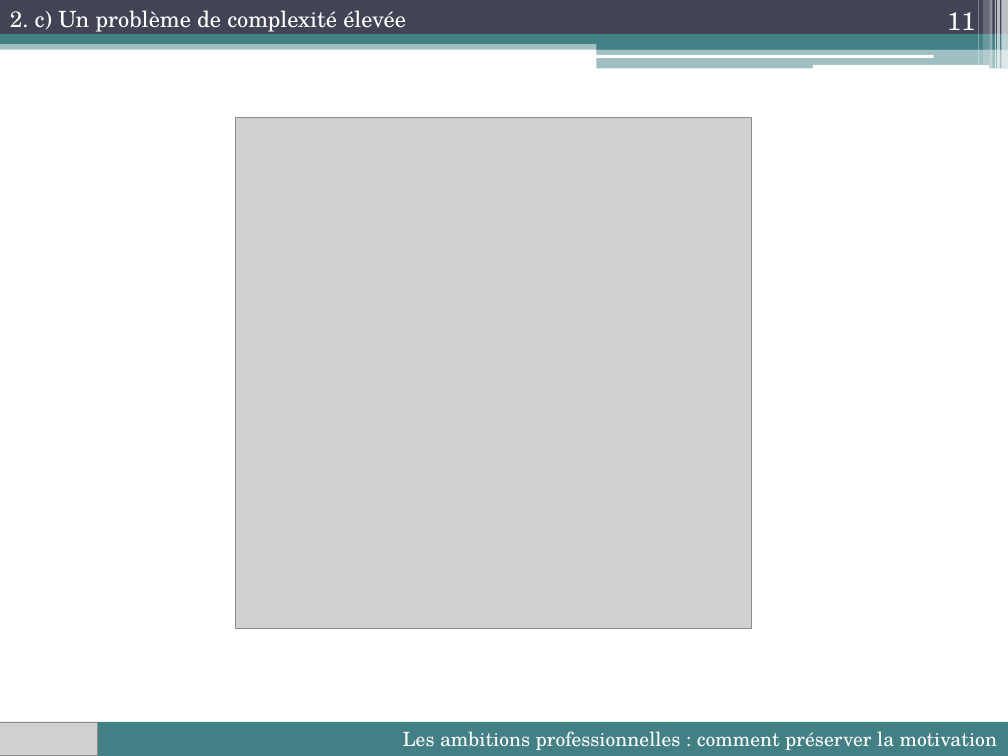
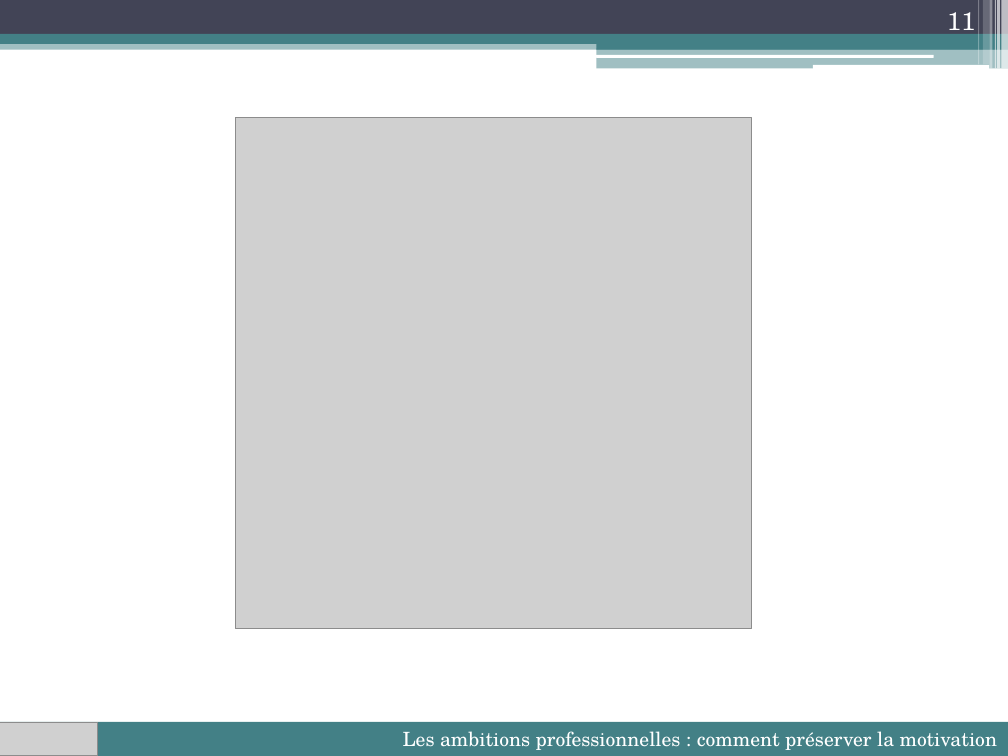
Before and after one commit to lioubouchkin/soutenance, a slide deck: slide 11 of Soutenance.pptx. Drawn at 1008x756 pixels with LibreOffice and Linux fonts; fonts in the diff are those of the drawing; grey boxes stand for pictures. Boxes give left, top, right and bottom in pixels: in the first picture for what was removed or moved away, otherwise in the second. Text is boxed around its words. In the diff, an @@ line names an element or a change of style, - is before the commit and + after.

```diff
--- a/Soutenance.pptx
+++ b/Soutenance.pptx
@@ text removed at (10,10,406,32) @@
-2. c) Un problème de complexité élevée
```
Also in this commit, not shown: 15 other slides changed, 1 slide added, 1 other file.
